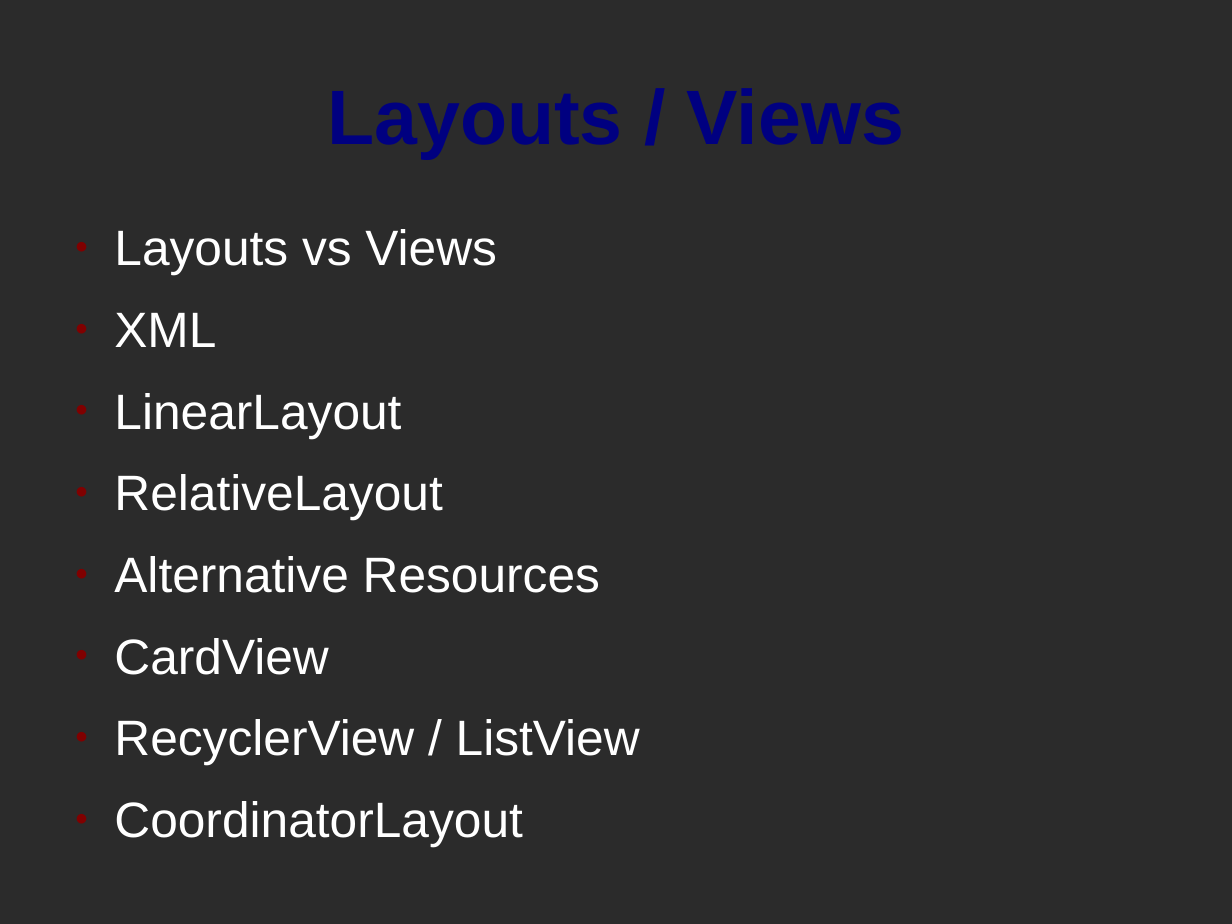
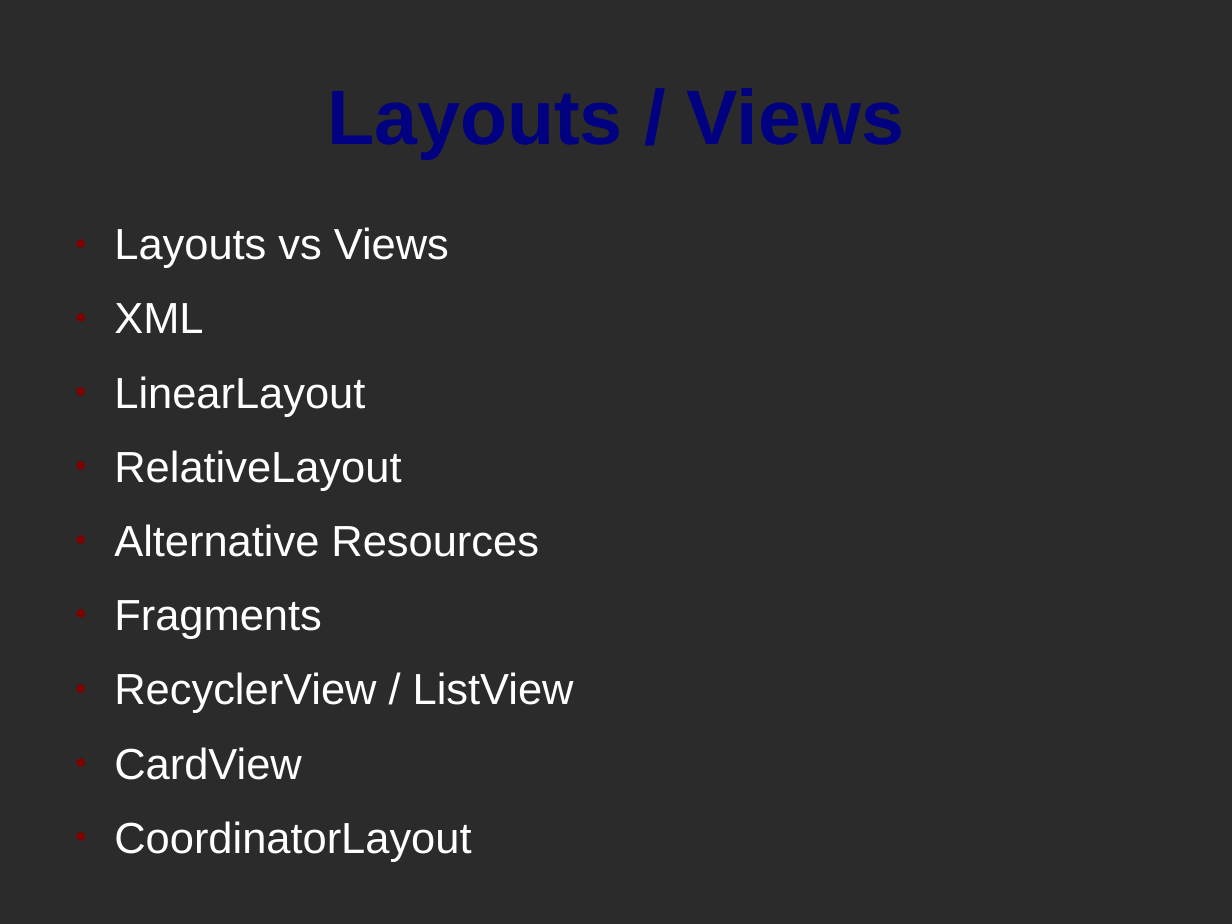
Before and after one commit to torkleyy/school-presentation, a slide deck: slide 2 of doc/presentation.odp. Drawn at 1232x924 pixels with LibreOffice and Linux fonts; fonts in the diff are those of the drawing; background and template pictures are left out; a plain dark background stands for a picture behind light text. Boxes give left, top, right and bottom in pixels: in the first picture for what was removed or moved away, otherwise in the second. Text is boxed around its words. In the diff, an @@ line names an element or a change of style, - is before the commit and + after.

```diff
--- a/doc/presentation.odp
+++ b/doc/presentation.odp
@@ text at [114, 227, 539, 862]: size 32 to 28 pt in "Layouts vs Views", "XML", "LinearLayout", "RelativeLayout" and 3 more places @@
@@ text at [114, 600, 574, 713]: paragraphs added @@
+● Fragments
+● RecyclerView / ListView
@@ text at [114, 719, 640, 765]: paragraph removed @@
-● RecyclerView / ListView
```
Also in this commit, not shown: 3 other slides changed, 12 slides added, 2 slides removed, 2 other files.
